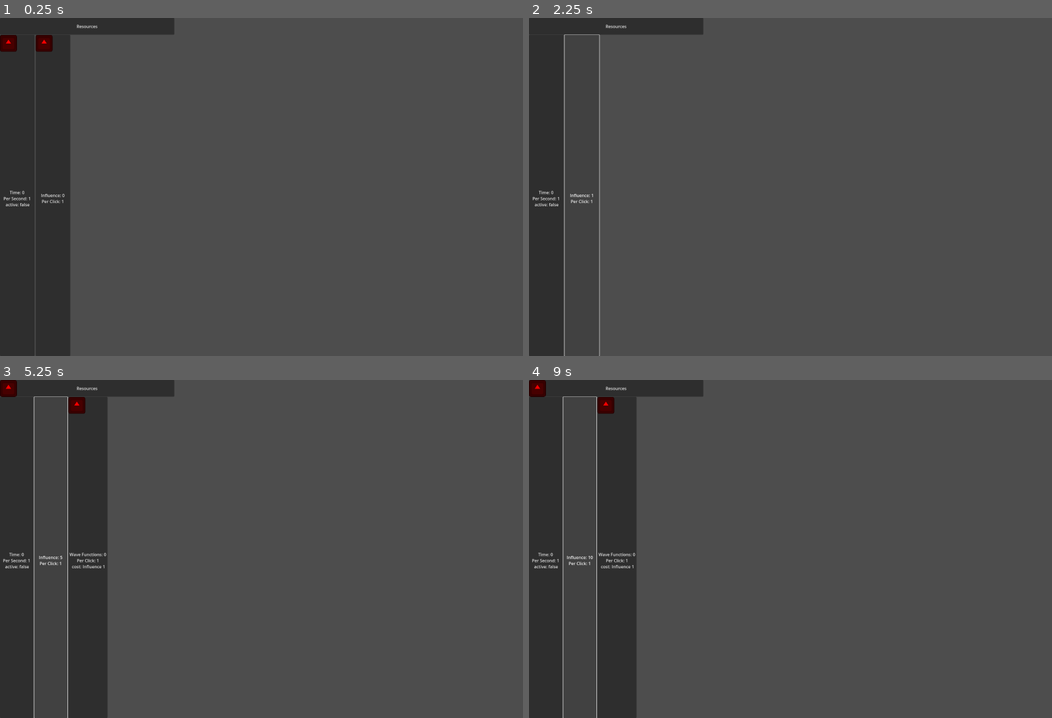
Above: before the commit, frames 1-4 (two rows, left to right).
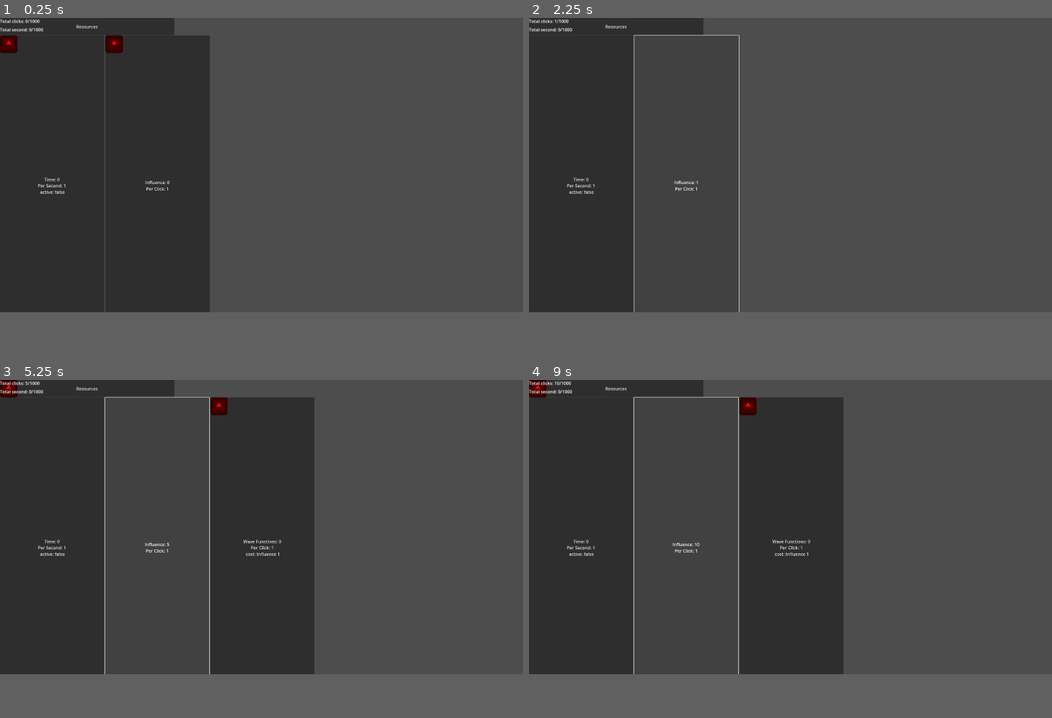
Above: after the commit, the same moments.

Repository: WilliamAHoffman/EmergentUniverse
Game: Godot game, scene res://scenes/root.tscn
Two runs of this game, one before a commit and one after it. Both use one fixed random seed, a clock stepped at 60 frames per second and the inputs below. The engine's default icon, where the game draws it, is replaced by a stand-in: a white triangle on a blue panel in a dark square.
Inputs:
- Up to frame 1 (0.25 s): no input
- Up to frame 2 (2.25 s): click "Time: 0 Per Second: 1 active:…" at 0.5 s; click "Resources" at 1.25 s; click "Influence: 0 Per Click: 1" at 2 s
- Up to frame 3 (5.25 s): click "Influence: 1 Per Click: 1" at 2.75 s; click "Influence: 2 Per Click: 1" at 3.5 s; click "Influence: 3 Per Click: 1" at 4.25 s; click "Influence: 4 Per Click: 1" at 5 s
- Up to frame 4 (9 s): click "Influence: 5 Per Click: 1" at 5.75 s; click "Influence: 6 Per Click: 1" at 6.5 s; click "Influence: 7 Per Click: 1" at 7.25 s; click "Influence: 8 Per Click: 1" at 8 s; click "Influence: 9 Per Click: 1" at 8.75 s
In our replay, the window is 800x517 before the commit and 800x450 after it. These sizes can differ from the game's own. Grey fills any space a smaller window leaves; there, only what the larger window draws over its background counts as a difference.

The runs differ from the first frame. In frame 1, 24% of the frame differs, in the area x 0-41%, y 0-100%; in frame 2, 7.1%; in frame 3, 19%; in frame 4, 19%.

Commit message:
ui new scales, added counter

Diff:
--- a/project.godot
+++ b/project.godot
@@ -22,8 +22,8 @@
 
 [display]
 
-window/size/viewport_width=1980
-window/size/viewport_height=1280
+window/size/viewport_width=1920
+window/size/viewport_height=1080
 window/stretch/mode="viewport"
 
 [file_customization]
--- a/scenes/root.tscn
+++ b/scenes/root.tscn
@@ -1,28 +1,107 @@
-[gd_scene load_steps=5 format=3 uid="uid://cyj1qkdkxyycc"]
+[gd_scene load_steps=8 format=3 uid="uid://cyj1qkdkxyycc"]
 
 [ext_resource type="Script" path="res://scripts/button scripts/button_manager.gd" id="1_u0srf"]
 [ext_resource type="Script" path="res://scripts/resource scripts/resource_manager.gd" id="2_os0tv"]
 [ext_resource type="Script" path="res://scripts/teleport scripts/teleporter.gd" id="3_pau4i"]
 [ext_resource type="PackedScene" uid="uid://nyluktd1xlwm" path="res://scenes/notification.tscn" id="4_7ft6n"]
+[ext_resource type="Script" path="res://scripts/display_scripts/gridgrid_script.gd" id="5_n3j7y"]
+[ext_resource type="Script" path="res://scripts/display_scripts/teligrid_script.gd" id="5_xif8u"]
+[ext_resource type="Script" path="res://scripts/display_scripts/display_manager.gd" id="6_iwpn0"]
 
 [node name="MainScene" type="Node2D"]
 
-[node name="ButtonManager" type="Node2D" parent="." node_paths=PackedStringArray("button_manager", "resource_manager")]
+[node name="ButtonManager" type="Node2D" parent="." node_paths=PackedStringArray("button_manager", "resource_manager", "button_timer")]
 script = ExtResource("1_u0srf")
 button_manager = NodePath("../ButtonManagerControl")
 resource_manager = NodePath("../ResourceManager")
 notif = ExtResource("4_7ft6n")
+button_timer = NodePath("ButtonTimer")
+
+[node name="ButtonTimer" type="Timer" parent="ButtonManager"]
+
+[node name="ResourceManager" type="Node2D" parent="."]
+script = ExtResource("2_os0tv")
+
+[node name="PlayerCamera" type="Camera2D" parent="."]
+anchor_mode = 0
+
+[node name="TeleportManagerControl" type="Control" parent="PlayerCamera" node_paths=PackedStringArray("camera", "shop_teli", "resource_teli", "action_teli")]
+layout_mode = 3
+anchors_preset = 0
+offset_right = 40.0
+offset_bottom = 40.0
+script = ExtResource("3_pau4i")
+camera = NodePath("..")
+shop_teli = NodePath("TeleporterGrid/Shop")
+resource_teli = NodePath("TeleporterGrid/Resource")
+action_teli = NodePath("TeleporterGrid/Action")
+
+[node name="TeleporterGrid" type="GridContainer" parent="PlayerCamera/TeleportManagerControl"]
+layout_direction = 2
+layout_mode = 0
+offset_right = 1980.0
+offset_bottom = 63.0
+columns = 3
+script = ExtResource("5_xif8u")
+
+[node name="Resource" type="Button" parent="PlayerCamera/TeleportManagerControl/TeleporterGrid"]
+layout_mode = 2
+size_flags_horizontal = 3
+size_flags_vertical = 3
+text = "Resources
+"
+
+[node name="Notification" parent="PlayerCamera/TeleportManagerControl/TeleporterGrid/Resource" instance=ExtResource("4_7ft6n")]
+
+[node name="Shop" type="Button" parent="PlayerCamera/TeleportManagerControl/TeleporterGrid"]
+visible = false
+layout_mode = 2
+size_flags_horizontal = 3
+size_flags_vertical = 3
+text = "Shop
+"
+
+[node name="Notification" parent="PlayerCamera/TeleportManagerControl/TeleporterGrid/Shop" instance=ExtResource("4_7ft6n")]
+
+[node name="Action" type="Button" parent="PlayerCamera/TeleportManagerControl/TeleporterGrid"]
+visible = false
+layout_mode = 2
+size_flags_horizontal = 3
+size_flags_vertical = 3
+text = "Actions"
+
+[node name="Notification" parent="PlayerCamera/TeleportManagerControl/TeleporterGrid/Action" instance=ExtResource("4_7ft6n")]
+
+[node name="DisplayManager" type="Control" parent="PlayerCamera" node_paths=PackedStringArray("click_counter", "second_counter")]
+layout_mode = 3
+anchors_preset = 0
+offset_right = 312.0
+offset_bottom = 381.0
+script = ExtResource("6_iwpn0")
+click_counter = NodePath("ClickCounter")
+second_counter = NodePath("SecondCounter")
+
+[node name="ClickCounter" type="Label" parent="PlayerCamera/DisplayManager"]
+layout_mode = 0
+offset_right = 181.0
+offset_bottom = 29.0
+
+[node name="SecondCounter" type="Label" parent="PlayerCamera/DisplayManager"]
+layout_mode = 0
+offset_top = 31.0
+offset_right = 183.0
+offset_bottom = 64.0
 
 [node name="ButtonManagerControl" type="Control" parent="."]
 layout_mode = 3
 anchors_preset = 0
-metadata/_edit_use_anchors_ = true
 
 [node name="GridGrid" type="HBoxContainer" parent="ButtonManagerControl"]
 layout_mode = 0
 offset_top = 64.0
 offset_right = 1980.0
 offset_bottom = 1280.0
+script = ExtResource("5_n3j7y")
 
 [node name="ResourceGrid" type="GridContainer" parent="ButtonManagerControl/GridGrid"]
 layout_mode = 2
@@ -42,77 +121,4 @@
 size_flags_vertical = 3
 columns = 5
 
-[node name="ResourceManager" type="Node2D" parent="."]
-script = ExtResource("2_os0tv")
-
-[node name="ResourceTimer" type="Timer" parent="ResourceManager"]
-autostart = true
-
-[node name="PlayerCamera" type="Camera2D" parent="."]
-anchor_mode = 0
-
-[node name="CanvasLayer" type="CanvasLayer" parent="PlayerCamera"]
-
-[node name="TeleportManagerControl" type="Control" parent="PlayerCamera/CanvasLayer" node_paths=PackedStringArray("camera", "shop_teli", "resource_teli", "action_teli")]
-layout_mode = 3
-anchors_preset = 0
-offset_right = 40.0
-offset_bottom = 40.0
-script = ExtResource("3_pau4i")
-camera = NodePath("../..")
-shop_teli = NodePath("TeleporterGrid/Shop")
-resource_teli = NodePath("TeleporterGrid/Resource")
-action_teli = NodePath("TeleporterGrid/Action")
-
-[node name="TeleporterGrid" type="GridContainer" parent="PlayerCamera/CanvasLayer/TeleportManagerControl"]
-layout_direction = 2
-layout_mode = 0
-offset_right = 1980.0
-offset_bottom = 63.0
-columns = 3
-
-[node name="Resource" type="Button" parent="PlayerCamera/CanvasLayer/TeleportManagerControl/TeleporterGrid"]
-layout_mode = 2
-size_flags_horizontal = 3
-size_flags_vertical = 3
-text = "Resources
-"
-
-[node name="Notification" parent="PlayerCamera/CanvasLayer/TeleportManagerControl/TeleporterGrid/Resource" instance=ExtResource("4_7ft6n")]
-
-[node name="Shop" type="Button" parent="PlayerCamera/CanvasLayer/TeleportManagerControl/TeleporterGrid"]
-visible = false
-layout_mode = 2
-size_flags_horizontal = 3
-size_flags_vertical = 3
-text = "Shop
-"
-
-[node name="Notification" parent="PlayerCamera/CanvasLayer/TeleportManagerControl/TeleporterGrid/Shop" instance=ExtResource("4_7ft6n")]
-
-[node name="Action" type="Button" parent="PlayerCamera/CanvasLayer/TeleportManagerControl/TeleporterGrid"]
-visible = false
-layout_mode = 2
-size_flags_horizontal = 3
-size_flags_vertical = 3
-text = "Actions"
-
-[node name="Notification" parent="PlayerCamera/CanvasLayer/TeleportManagerControl/TeleporterGrid/Action" instance=ExtResource("4_7ft6n")]
-
-[node name="DisplayManager" type="Control" parent="PlayerCamera/CanvasLayer"]
-layout_mode = 3
-anchors_preset = 0
-offset_right = 40.0
-offset_bottom = 40.0
-
-[node name="ClickCounter" type="Label" parent="PlayerCamera/CanvasLayer/DisplayManager"]
-layout_mode = 0
-offset_right = 40.0
-offset_bottom = 23.0
-
-[node name="SecondCounter" type="Label" parent="PlayerCamera/CanvasLayer/DisplayManager"]
-layout_mode = 0
-offset_right = 40.0
-offset_bottom = 23.0
-
-[connection signal="timeout" from="ResourceManager/ResourceTimer" to="ButtonManager" method="_on_resource_timer_timeout"]
+[connection signal="timeout" from="ButtonManager/ButtonTimer" to="ButtonManager" method="_on_resource_timer_timeout"]
--- a/scripts/button scripts/button_data.gd
+++ b/scripts/button scripts/button_data.gd
@@ -7,6 +7,7 @@
 var button : Button
 var location : String
 var perma_unlocked = true
+var sprite : Sprite2D
 
 
 #Conditional variables
@@ -25,7 +26,7 @@
 
 
 #Necessary Functions
-func _on_activate(quantity):
+func _on_activate(quantity, mode):
 	if quantity > 0:
 		if _check_cost(quantity):
 			_subtract_cost(quantity)
@@ -38,6 +39,8 @@
 					_add_random_resources(quantity)
 				else:
 					_add_random_resources(quantity)
+			if mode == "click":
+				Player.total_clicks += 1
 
 
 func update_text():
--- a/scripts/button scripts/button_manager.gd
+++ b/scripts/button scripts/button_manager.gd
@@ -4,6 +4,7 @@
 @export var button_manager : Control
 @export var resource_manager : ResourceManager
 @export var notif : PackedScene
+@export var button_timer : Timer
 var buttons : Dictionary
 var resources : Dictionary
 var button_children : Array
@@ -40,7 +41,7 @@
 
 func _left_click(button):
 	if buttons[button.name].add_resource != null:
-		buttons[button.name]._on_activate(buttons[button.name].add_resource.quantity_per_click)
+		buttons[button.name]._on_activate(buttons[button.name].add_resource.quantity_per_click, "click")
 		resource_manager._send_upgrades(buttons[button.name].add_resource, resources)
 	else:
 		buttons[button.name]._on_activate(buttons[button.name].times_activate_per_click)
@@ -48,6 +49,10 @@
 
 
 func _toggle_all():
+	if buttons["ResourceTime"].unpause_timer:
+		button_timer.start()
+	if !buttons["ResourceTime"].unpause_timer:
+		button_timer.stop()
 	for button in button_children:
 		buttons[button.name].unpause_timer = buttons["ResourceTime"].unpause_timer
 
@@ -59,6 +64,7 @@
 		else:
 			buttons[button.name].unpause_timer = true
 			buttons["ResourceTime"].unpause_timer = true
+			button_timer.start()
 	if buttons[button.name].add_resource != null:
 		if buttons[button.name].add_resource.name == "Time":
 			_toggle_all()
@@ -149,12 +155,13 @@
 
 
 func _on_resource_timer_timeout():
+	Player.total_seconds += 1
 	for button in button_children:
 		if buttons[button.name].add_resource != null:
 			if buttons[button.name].unpause_timer and buttons[button.name].on_timer_active:
-				buttons[button.name]._on_activate(buttons[button.name].add_resource.quantity_per_second)
+				buttons[button.name]._on_activate(buttons[button.name].add_resource.quantity_per_second, "second")
 		else:
-			buttons[button.name]._on_activate(buttons[button.name].times_activate_per_second)
+			buttons[button.name]._on_activate(buttons[button.name].times_activate_per_second, "second")
 
 
 func _update_button_active(button : Button):
--- /dev/null
+++ b/scripts/display_scripts/display_manager.gd
@@ -0,0 +1,8 @@
+extends Control
+
+@export var click_counter : Label
+@export var second_counter : Label
+
+func _physics_process(delta):
+	click_counter.text = "Total clicks: " + str(Player.total_clicks) + "/" + str(Player.max_clicks)
+	second_counter.text = "Total second: " + str(Player.total_seconds) + "/" + str(Player.max_seconds)
--- /dev/null
+++ b/scripts/display_scripts/gridgrid_script.gd
@@ -0,0 +1,6 @@
+extends HBoxContainer
+
+func _ready():
+	print(get_viewport_rect().size.x)
+	self.size.x = get_viewport_rect().size.x * self.get_child_count()
+	self.size.y = get_viewport_rect().size.y
--- /dev/null
+++ b/scripts/display_scripts/teligrid_script.gd
@@ -0,0 +1,5 @@
+extends GridContainer
+
+
+func _ready():
+	self.size.x = get_viewport_rect().size.x
--- a/scripts/player scripts/player.gd
+++ b/scripts/player scripts/player.gd
@@ -3,3 +3,5 @@
 var milestones : Dictionary
 var total_clicks : int
 var total_seconds : int
+var max_clicks = 1000
+var max_seconds = 1000
--- a/scripts/teleport scripts/teleporter.gd
+++ b/scripts/teleport scripts/teleporter.gd
@@ -29,10 +29,11 @@
 		camera.position.x = 0
 		resource_teli.get_child(0).visible = false
 	if camera_location == "Shop":
-		camera.position.x = get_viewport().size.x
+		print(get_viewport_rect().size.x)
+		camera.position.x = get_viewport_rect().size.x
 		shop_teli.get_child(0).visible = false
 	if camera_location == "Action":
-		camera.position.x = get_viewport().size.x * 2
+		camera.position.x = get_viewport_rect().size.x * 2
 		action_teli.get_child(0).visible = false
 
 
